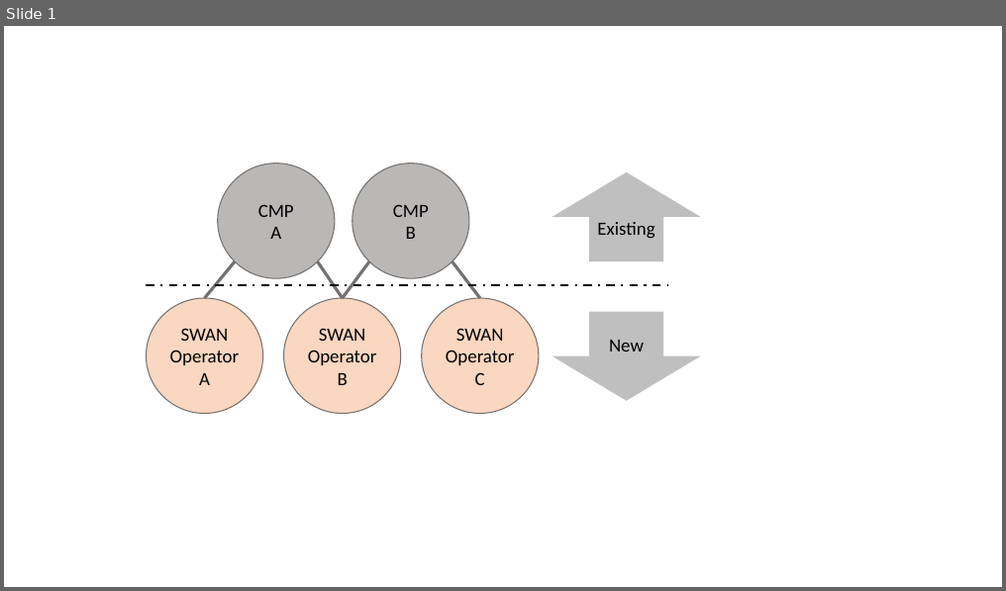
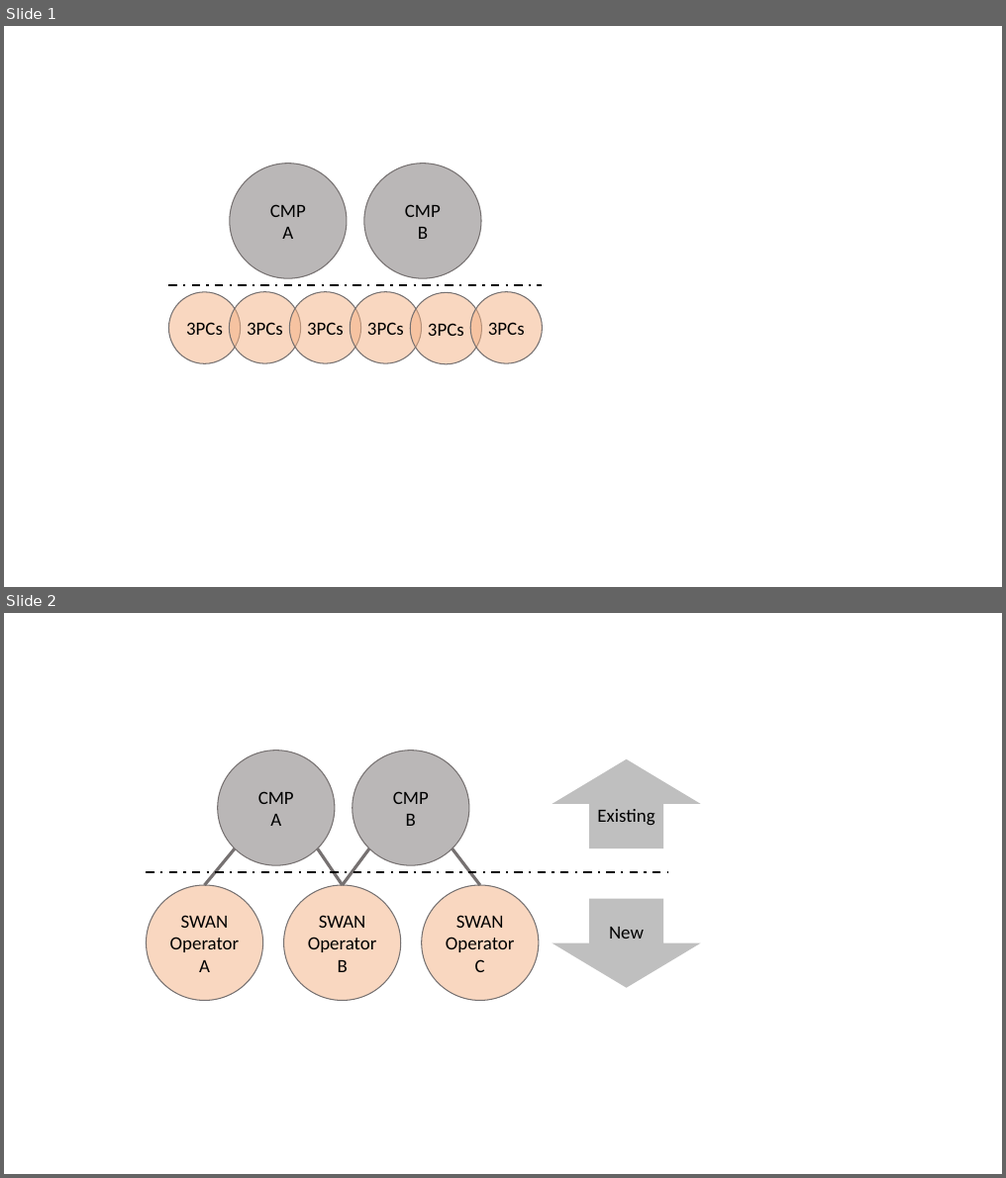
Before and after one commit to SWAN-community/swan, a slide deck: diagrams.pptx. Shown one above the other, each under a label of ours: slide 1 before the commit, slides 1 and 2 after it. The pictures are 1006x591 and 1006x1178 pixels, drawn with LibreOffice and Linux fonts; fonts in the diff are those of the drawing. Boxes give left, top, right and bottom in pixels: in the first picture for what was removed or moved away, otherwise in the second. Text is boxed around its words. In the diff, an @@ line names an element or a change of style, - is before the commit and + after.

```diff
--- a/diagrams.pptx
+++ b/diagrams.pptx
@@ slide 1 added at (x1=4, y1=26, x2=1002, y2=587), background #FFFFFF @@
@@ ellipse added at (x1=230, y1=163, x2=347, y2=278), fill #767171 at 50% opacity, outline #767171 1 pt, 18 pt, text #000000 @@
+CMP
+A
@@ ellipse added at (x1=364, y1=163, x2=481, y2=278), fill #767171 at 50% opacity, outline #767171 1 pt, 18 pt, text #000000 @@
+CMP
+B
@@ line added from (168, 285) to (543, 285), #000000 2 pt dashed @@
@@ group added at (x1=168, y1=291, x2=543, y2=365): 6 ellipses @@
+3PCs
+3PCs
+3PCs
+3PCs
+3PCs
+3PCs
@@ what was slide 1 is now slide 2 @@
```
Also in this commit, not shown: 3 other slides added, 14 other files.
